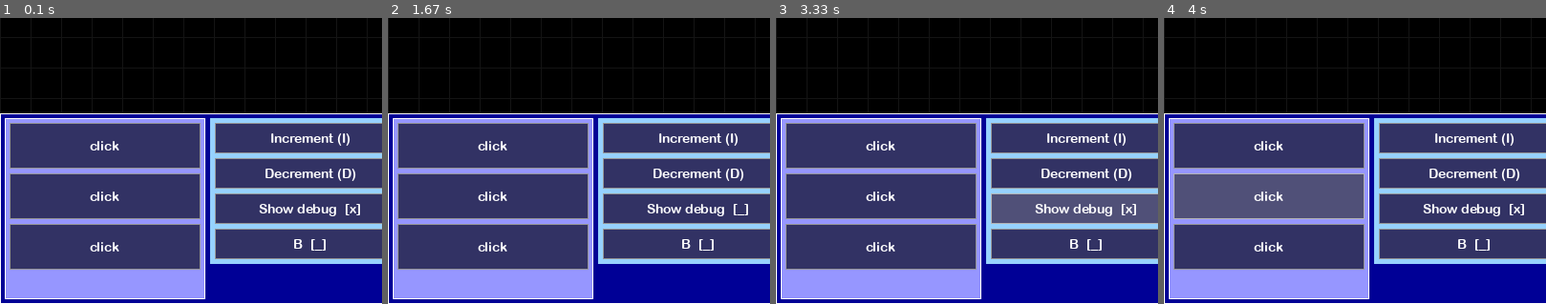
Above: before the commit, frames 1-4 (left to right).
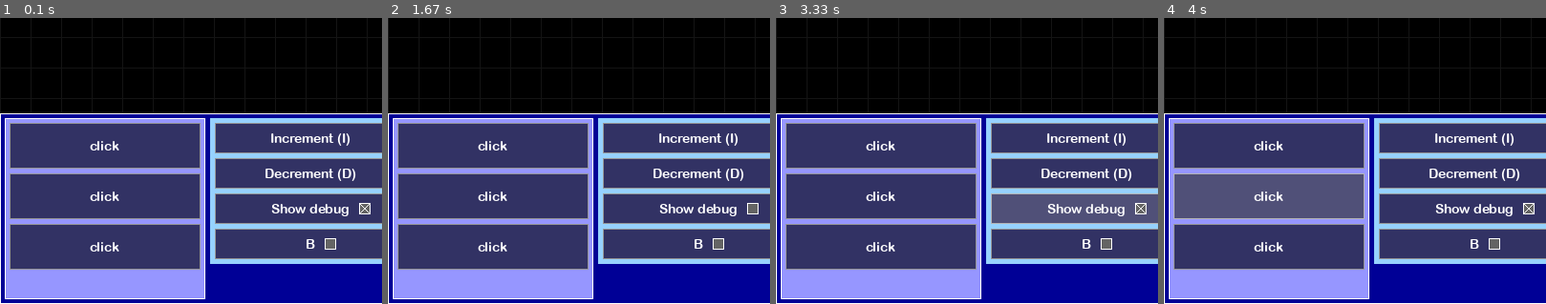
Above: after the commit, the same moments.

Repository: JonathanMurray/pygameui
Game: pygame game, started from main.py
Same seed, same stepped clock (60 frames per second), same inputs: the game is played once before the commit and once after it.
Inputs (mouse positions are % of the whole screen's width and height, from its top left):
- Up to frame 1 (0.1 s): no input
- Up to frame 2 (1.67 s): click "click" at 0.38 s; click (60, 72) at 0.72 s; click (19, 74) at 1.05 s; click (87, 85) at 1.38 s
- Up to frame 3 (3.33 s): click "Increment (I)" at 1.72 s; click (45, 76) at 2.05 s; click (47, 33) at 2.38 s; tap I at 2.67 s; click "click" at 3.05 s
- Up to frame 4 (4 s): click (81, 48) at 3.38 s; click "click" at 3.72 s
The pictures show only the part of the screen within x 0-50%, y 50-100%; the shares and areas given below are measured in that part.

The runs differ from the first frame. In frame 1, 0.9% of the frame differs, in the area x 67-97%, y 64-82%; in frame 2, 0.8%; in frame 3, 0.8%; in frame 4, 0.9%.

Commit message:
Improve checkbox graphics

Diff:
--- a/checkbox.py
+++ b/checkbox.py
@@ -1,23 +1,25 @@
 from typing import Tuple, Callable, Any, Optional
 
+import pygame
 from pygame.color import Color
 from pygame.math import Vector2
+from pygame.rect import Rect
 
-from ui import Component, FormattedText
+from ui import Component, Text
 from ui import Style
 
 COLOR_WHITE = Color(255, 255, 255)
 
 
 class Checkbox(Component):
-  def __init__(self, size: Tuple[int, int], screen, label: FormattedText, checked: bool = False, **kwargs):
+  def __init__(self, size: Tuple[int, int], screen, label: Text, checked: bool = False, **kwargs):
     super().__init__(size, screen, **kwargs)
     self._callback: Callable[[bool], Any] = kwargs.get('callback')
     self._label = label
     self._style_on_click = kwargs.get('style_onclick')
     self._cooldown = 0
     self._checked = checked
-    self._update_text()
+    self._box = None
 
   def update(self, elapsed_time: int):
     if self._cooldown > 0:
@@ -33,27 +35,31 @@
     text_pos = Vector2(self._rect.centerx - self._label.size[0] / 2,
                        self._rect.centery - self._label.size[1] / 2)
     self._label.set_pos(text_pos)
+    w = self._label._rect.h * 0.75
+    self._box = Rect(self._label._rect.right + 10, self._label._rect.bottom - w - 1, w, w)
 
   def _render(self):
     self._label.render()
+    pygame.draw.rect(self._screen, Color(100, 100, 100), self._box)
+    pygame.draw.rect(self._screen, COLOR_WHITE, self._box, 1)
+    if self._checked:
+      pygame.draw.line(self._screen, COLOR_WHITE, self._box.topleft, (self._box.right - 1, self._box.bottom - 1))
+      pygame.draw.line(self._screen, COLOR_WHITE, (self._box.left, self._box.bottom - 1),
+                       (self._box.right - 1, self._box.top))
 
   def _on_click(self, mouse_pos: Optional[Tuple[int, int]]):
     self._checked = not self._checked
-    self._update_text()
     if self._callback:
       self._callback(self._checked)
     self._active_style = self._style_on_click
     self._cooldown = 150
-
-  def _update_text(self):
-    self._label.format_text("x" if self._checked else "_")
 
 
 def checkbox(font, screen, size: Tuple[int, int], callback: Callable[[bool], Any], label: str, checked: bool = False):
   return Checkbox(size=size,
                   screen=screen,
                   callback=callback,
-                  label=FormattedText(screen, font, COLOR_WHITE, label + "  [%s]", None),
+                  label=Text(screen, font, COLOR_WHITE, label),
                   checked=checked,
                   style=Style(background=Color(50, 50, 100), border_color=Color(150, 150, 150)),
                   style_hovered=Style(background=Color(80, 80, 120), border_color=Color(180, 180, 180)),
